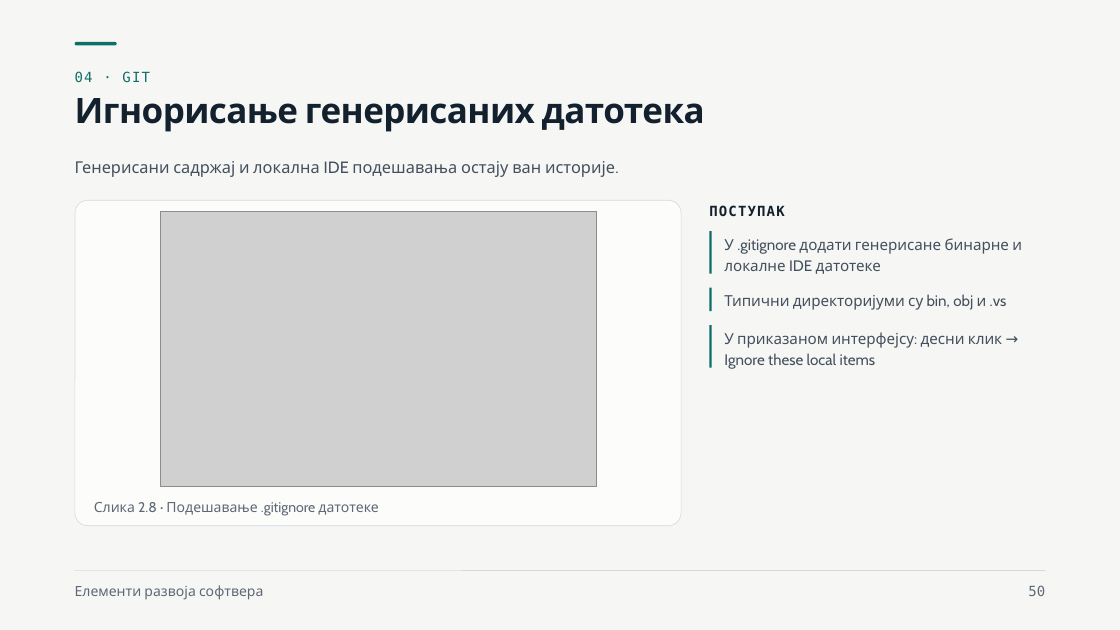
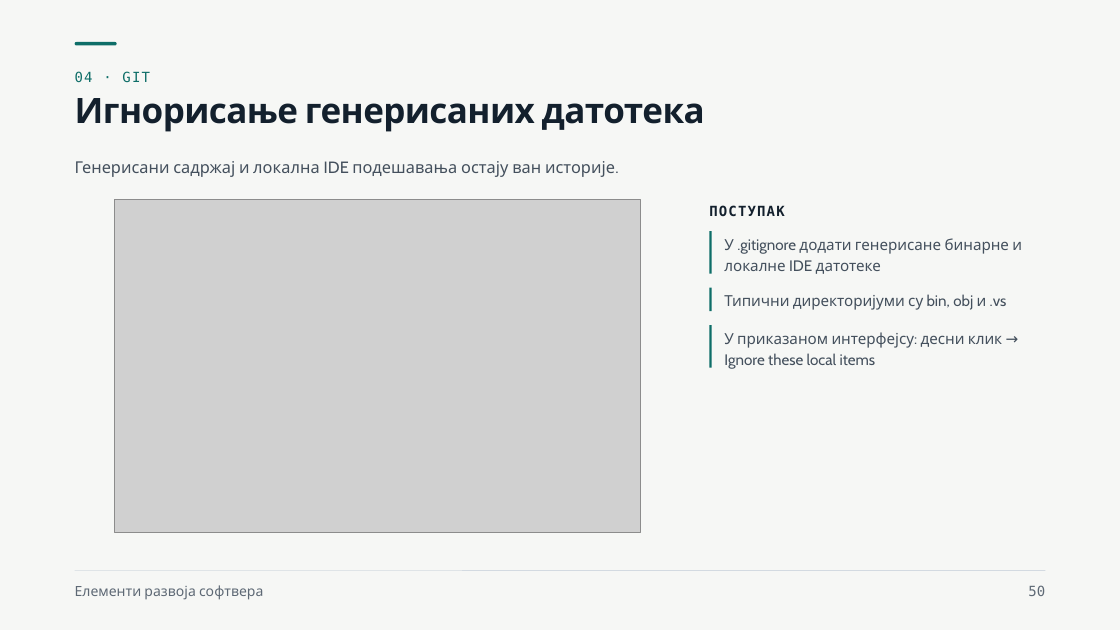
Before and after one commit to owlCoder/ftn-nastavni-materijali, a slide deck: slide 50 of Elementi razvoja softvera (ERS)/Nastavni materijali/01 Zahtevi, backlog i Git/Zahtevi, backlog i Git.pptx. Drawn at 1120x630 pixels with LibreOffice and Linux fonts; fonts in the diff are those of the drawing; grey boxes stand for pictures. Boxes give left, top, right and bottom in pixels: in the first picture for what was removed or moved away, otherwise in the second. Text is boxed around its words. In the diff, an @@ line names an element or a change of style, - is before the commit and + after.

```diff
--- a/Elementi razvoja softvera (ERS)/Nastavni materijali/01 Zahtevi, backlog i Git/Zahtevi, backlog i Git.pptx
+++ b/Elementi razvoja softvera (ERS)/Nastavni materijali/01 Zahtevi, backlog i Git/Zahtevi, backlog i Git.pptx
@@ rounded rectangle removed at (x1=75, y1=200, x2=681, y2=526) @@
@@ picture resized from (x1=160, y1=212, x2=597, y2=487) to (x1=115, y1=200, x2=641, y2=533) @@
@@ text removed at (x1=94, y1=502, x2=378, y2=516) @@
-Слика 2.8 · Подешавање .gitignore датотеке
```
Also in this commit, not shown: 9 other slides changed, 1 other file.
